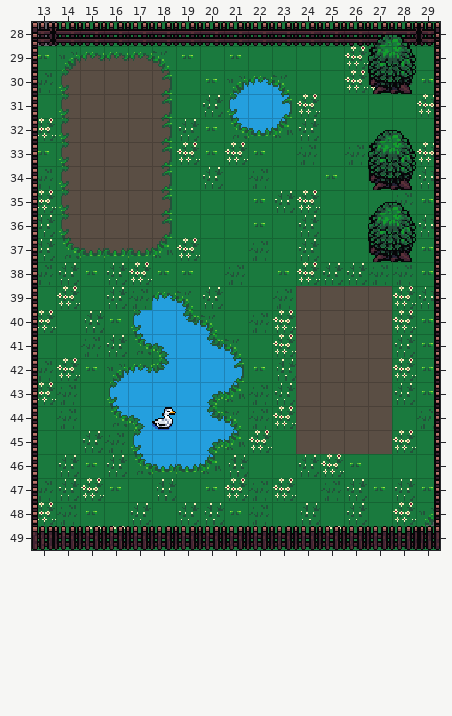
An edit to a level. Tiled map, PlantAhead/Assets/Tilemaps/PrototypeFarmMap.tmx. This is how it looked before the edit.
Cells are 16x16 px. Shown: x 13..29, y 28..49.
New version:
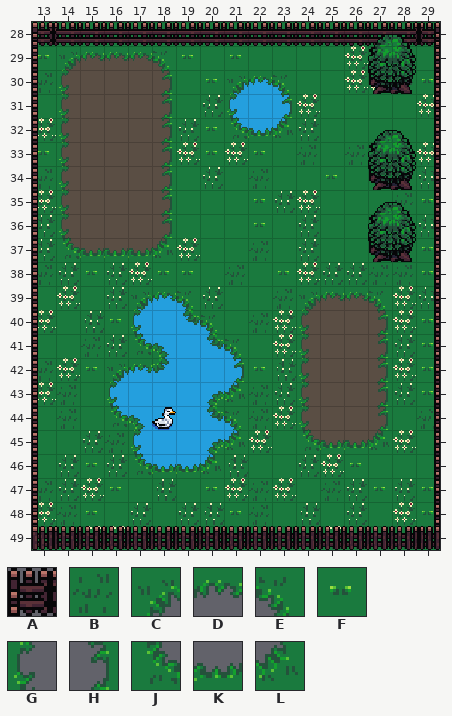
Key: from "FarmMap": A 0, B 673, C 674, D 675, E 676, F 705, G 706, H 708, J 738, K 739, L 740.
_ is an empty cell.
Tiles replaced or removed in this view: A, B, C.
Difference:
Changed rows in their new state; . is an unchanged cell.
Layer "grass":
first column x 13:
28 B
first column x 17:
39 C......CDDE..
40 .......G..H..
41 .......G..H..
42 .......G..H..
43 .......G..H..
44 .......G..H..
45 .......JKKL..
48 ............F
Layer "Fence":
first column x 13:
28 A
